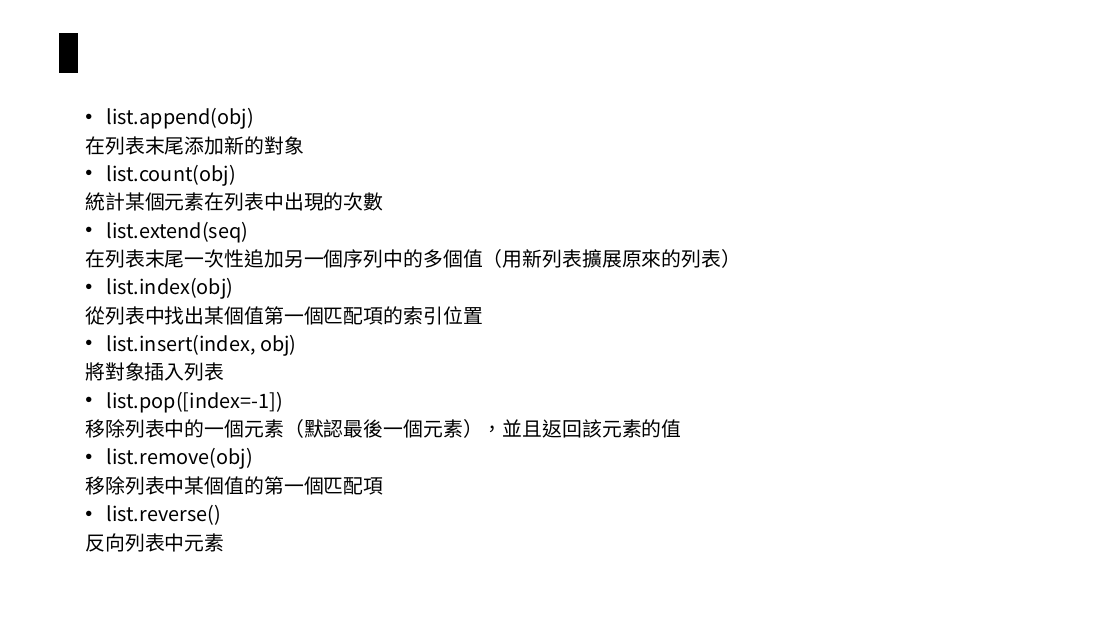
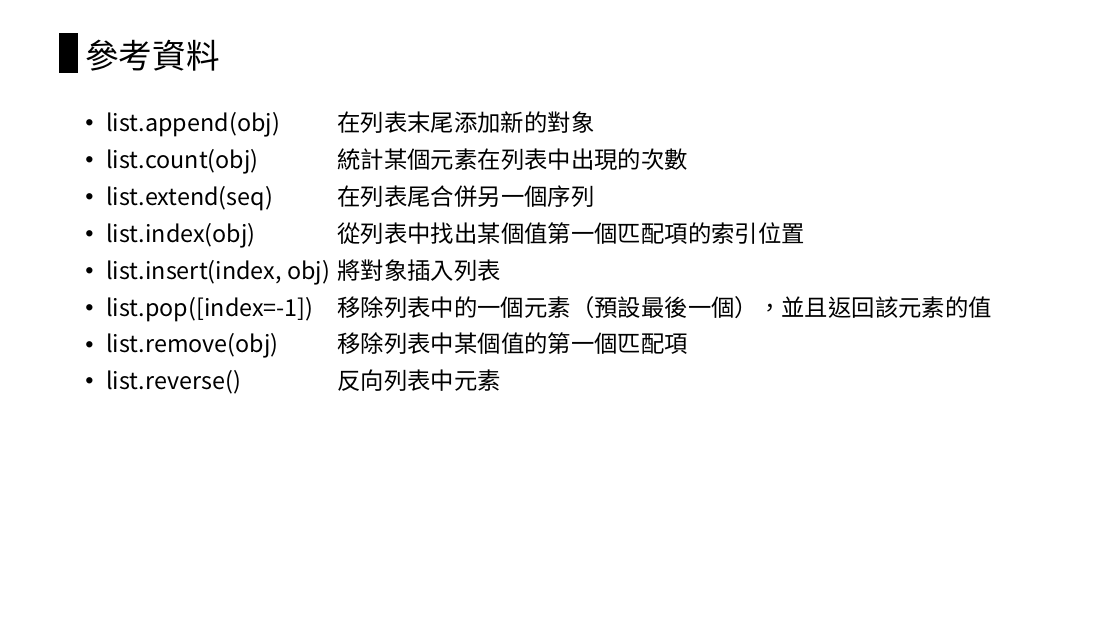
Before and after one commit to chiachin-yen/NCKU_workshop_2018, a slide deck: slide 68 of 2018_Eink工作營.pptx (slide 63 before the commit). Drawn at 1120x630 pixels with LibreOffice and Linux fonts; fonts in the diff are those of the drawing. Boxes give left, top, right and bottom in pixels: in the first picture for what was removed or moved away, otherwise in the second. Text is boxed around its words. In the diff, an @@ line names an element or a change of style, - is before the commit and + after.

```diff
--- a/2018_Eink工作營.pptx
+++ b/2018_Eink工作營.pptx
@@ title added at (85, 39, 219, 71), 28.8 pt, text #000000 @@
+參考資料
@@ text at (106, 111, 992, 394): text changed; size 17 to 20 pt @@
-• list.append(obj)
-在列表末尾添加新的對象
-• list.count(obj)
-統計某個元素在列表中出現的次數
-• list.extend(seq)
-在列表末尾一次性追加另一個序列中的多個值（用新列表擴展原來的列表）
-• list.index(obj)
-從列表中找出某個值第一個匹配項的索引位置
-• list.insert(index, obj)
-將對象插入列表
-• list.pop([index=-1])
-移除列表中的一個元素（默認最後一個元素），並且返回該元素的值
-• list.remove(obj)
-移除列表中某個值的第一個匹配項
-• list.reverse()
-反向列表中元素
+• list.append(obj) 在列表末尾添加新的對象
+• list.count(obj) 統計某個元素在列表中出現的次數
+• list.extend(seq) 在列表尾合併另一個序列
+• list.index(obj) 從列表中找出某個值第一個匹配項的索引位置
+• list.insert(index, obj) 將對象插入列表
+• list.pop([index=-1]) 移除列表中的一個元素（預設最後一個），並且返回該元素的值
+• list.remove(obj) 移除列表中某個值的第一個匹配項
+• list.reverse() 反向列表中元素
```
Also in this commit, not shown: 27 other slides changed, 9 slides added, 2 slides removed, 6 other files.
